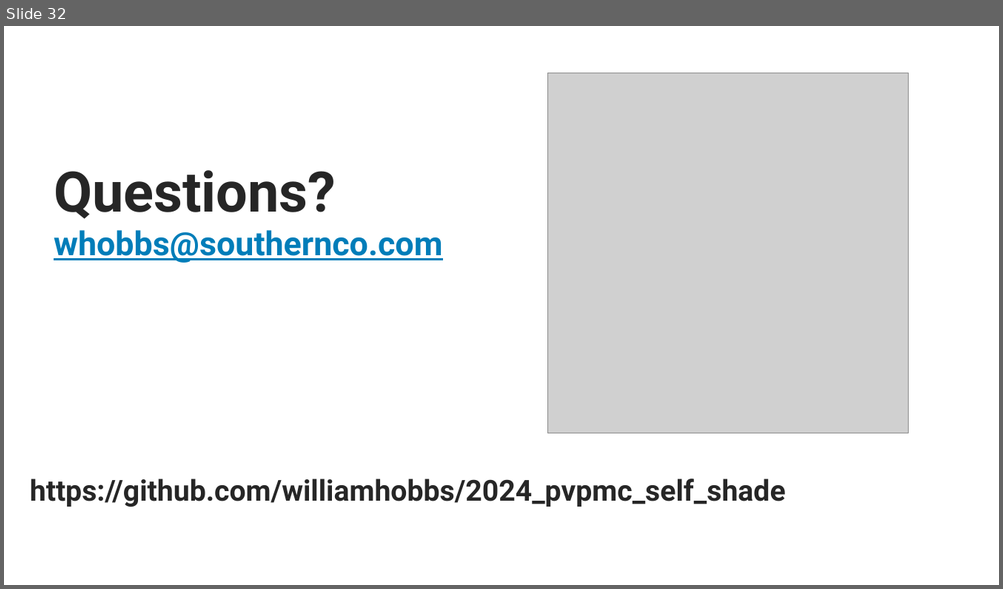
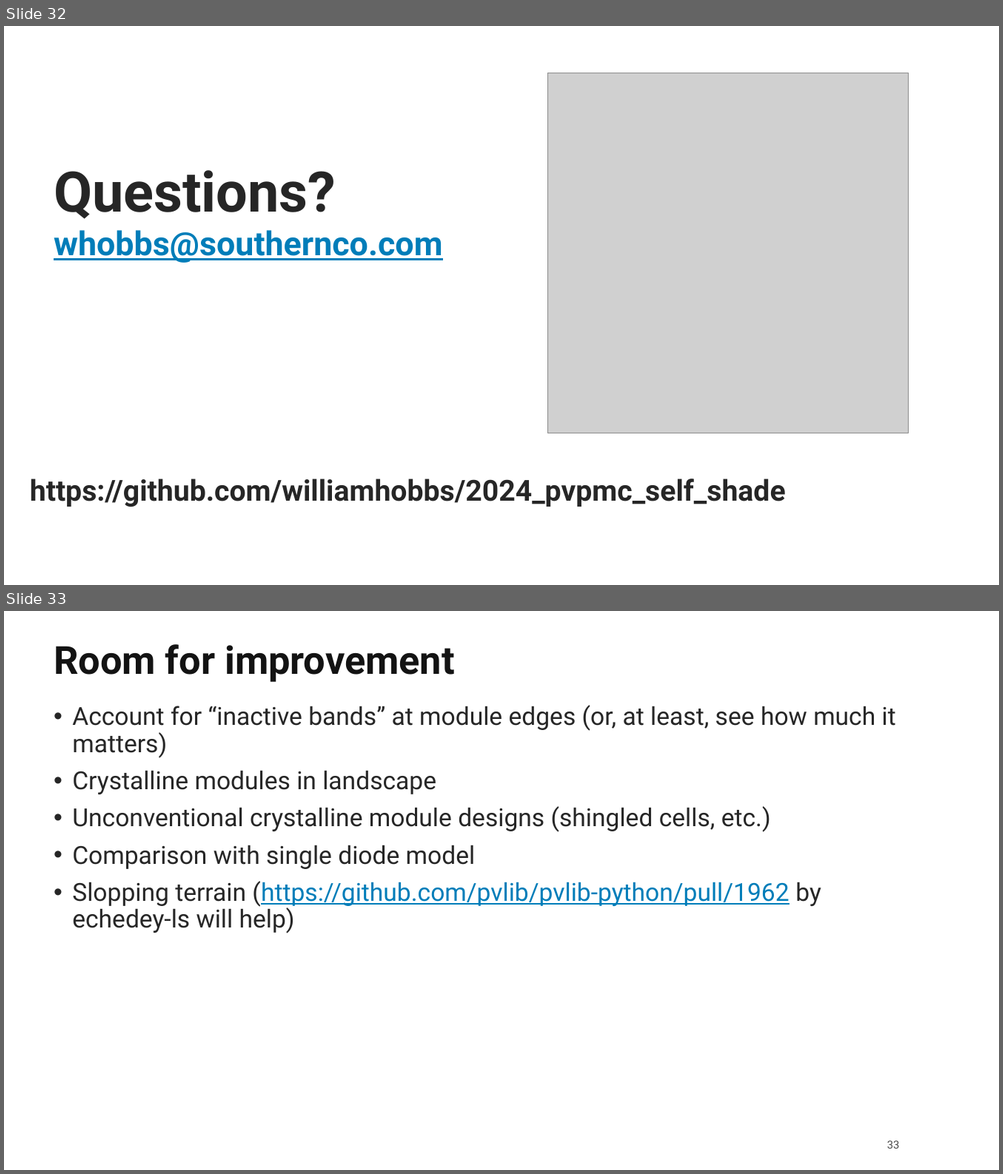
Before and after one commit to williamhobbs/2024_pvpmc_self_shade, a slide deck: presentation/2024_PVPMC_hobbs_pvlib_self-shade.pptx. Shown one above the other, each under a label of ours: slide 32 before the commit, slides 32 and 33 after it. The pictures are 1003x589 and 1003x1174 pixels, drawn with LibreOffice and Linux fonts; fonts in the diff are those of the drawing; grey boxes stand for pictures; background and template pictures are left out. Boxes give left, top, right and bottom in pixels: in the first picture for what was removed or moved away, otherwise in the second. Text is boxed around its words. In the diff, an @@ line names an element or a change of style, - is before the commit and + after.

Commit message:
added "room for improvement" slide

```diff
--- a/presentation/2024_PVPMC_hobbs_pvlib_self-shade.pptx
+++ b/presentation/2024_PVPMC_hobbs_pvlib_self-shade.pptx
@@ slide 33 added at box(4, 611, 999, 1170), background #FFFFFF @@
@@ title added at box(54, 644, 455, 682), 37.3 pt, text #131313, bold @@
+Room for improvement
@@ text added at box(72, 705, 896, 934), 24 pt, text #262626 @@
+• Account for “inactive bands” at module edges (or, at least, see how much it matters)
+• Crystalline modules in landscape
+• Unconventional crystalline module designs (shingled cells, etc.)
+• Comparison with single diode model
+• Slopping terrain (https://github.com/pvlib/pvlib-python/pull/1962 by echedey-ls will help)
@@ page number added at box(887, 1141, 899, 1149), 10.7 pt, text #4D4D4D @@
+33
```
Also in this commit, not shown: 1 other file.
